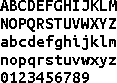
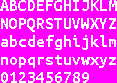
Revision of a layered w=117, h=83 image; what changed, layer by layer:
renamed "ABCDEFGHIJKLM ..." to "ABCDEFGHIJKLM ... #1", moved it above "Ubuntu ...", painted on it over bbox(0, 0, 117, 83)
painted on "Layer" over bbox(0, 0, 117, 83)
